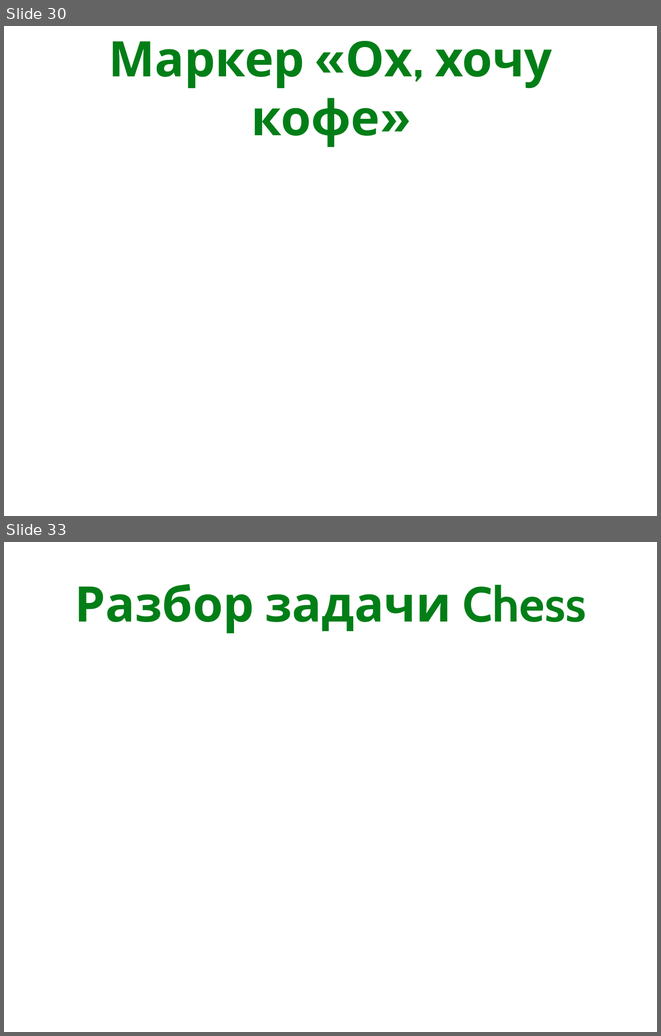
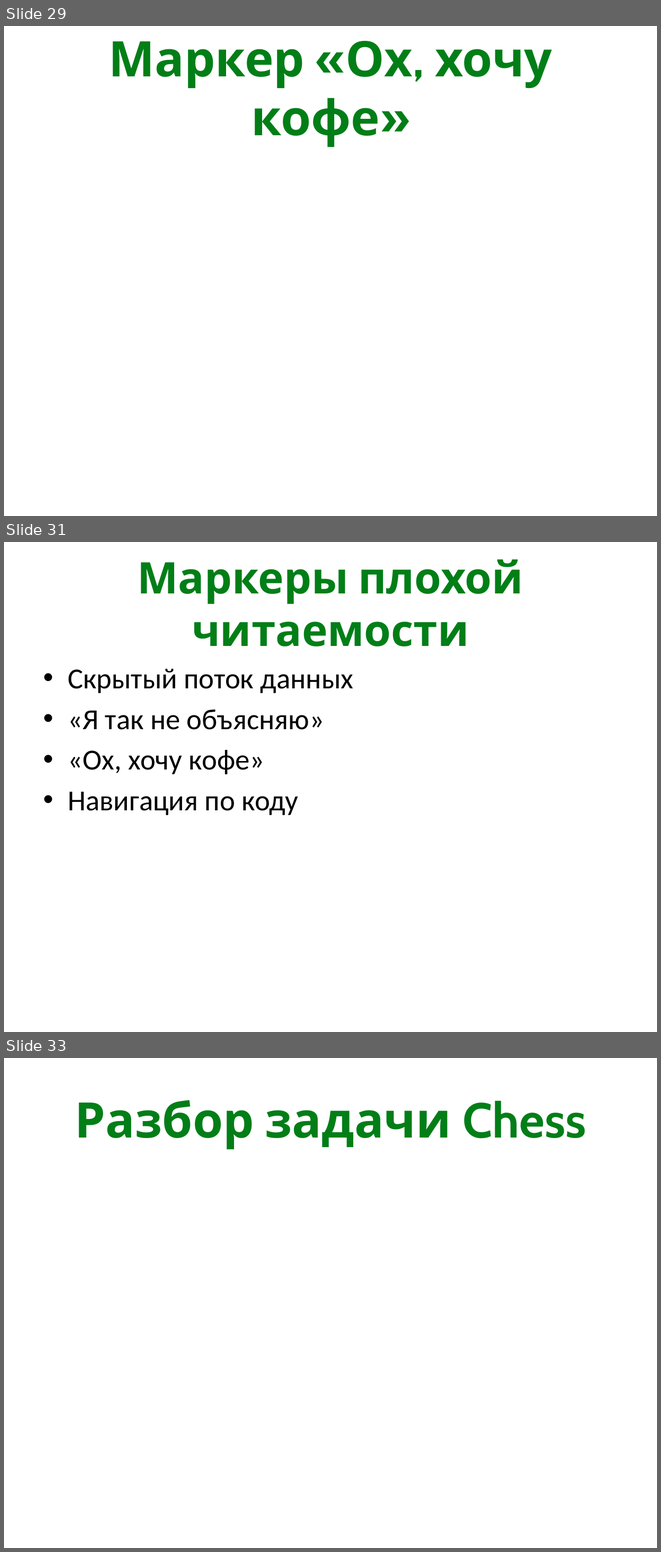
Before and after one commit to kontur-courses/clean-code, a slide deck: CleanCode.pptx. Shown one above the other, each under a label of ours: slides 30 and 33 before the commit, slides 29, 31 and 33 after it; the slides between them are not shown. The pictures are 661x1036 and 661x1552 pixels, drawn with LibreOffice and Linux fonts; fonts in the diff are those of the drawing. Boxes give left, top, right and bottom in pixels: in the first picture for what was removed or moved away, otherwise in the second. Text is boxed around its words. In the diff, an @@ line names an element or a change of style, - is before the commit and + after.

```diff
--- a/CleanCode.pptx
+++ b/CleanCode.pptx
@@ slide 31 added at (4,542,657,1032), background #FFFFFF @@
@@ title added at (138,559,523,646), 48 pt, text #027E17, bold @@
+Маркеры плохой читаемости
@@ text added at (68,669,354,815), 32 pt, text #000000 @@
+• Скрытый поток данных
+• «Я так не объясняю»
+• «Ох, хочу кофе»
+• Навигация по коду
@@ what was slide 30 is now slide 29 @@
```
Also in this commit, not shown: 10 slides changed, 14 other slides added, 11 slides removed, 10 other files.
